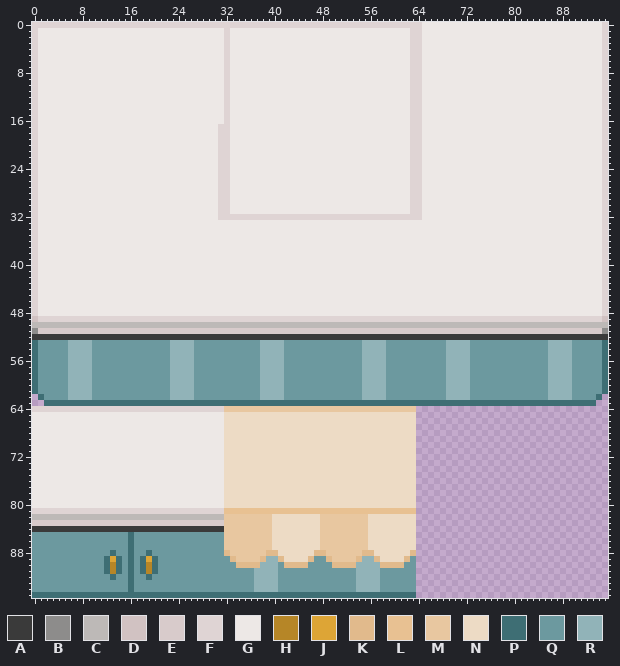
One commit to this sprite sheet: Levels/Shop/ShopTileSet.png. Above: the version before the commit.
The file is 96x96 pixels.
Palette (. is transparent): A #3a3a3a  B #8d8c8b  C #bdb9b7  D #d1c2c2  E #d8cbcb  F #dfd4d4  G #ede8e6  H #b68627  J #dda536  K #e1ba8c  L #e8c192  M #e8c7a0  N #eddbc5  P #3e6e74  Q #6c999f  R #91b3b8
Pixels before (only the part around the change), first column x 50:
61 QQQQQRRRRQQQQQQQQQQRRRRQQQQQQQQQQQQQRRRRQQQQQP
62 QQQQQRRRRQQQQQQQQQQRRRRQQQQQQQQQQQQQRRRRQQQQP.
63 PPPPPPPPPPPPPPPPPPPPPPPPPPPPPPPPPPPPPPPPPPPP..
64 MMMMMMMMMMMMMM................................
65 NNNNNNNNNNNNNN................................
66 NNNNNNNNNNNNNN................................
67 NNNNNNNNNNNNNN................................
68 NNNNNNNNNNNNNN................................
69 NNNNNNNNNNNNNN................................
70 NNNNNNNNNNNNNN................................
71 NNNNNNNNNNNNNN................................
72 NNNNNNNNNNNNNN................................
73 NNNNNNNNNNNNNN................................
74 NNNNNNNNNNNNNN................................
75 NNNNNNNNNNNNNN................................
76 NNNNNNNNNNNNNN................................
77 NNNNNNNNNNNNNN................................
78 NNNNNNNNNNNNNN................................
79 NNNNNNNNNNNNNN................................
80 NNNNNNNNNNNNNN................................
81 LLLLLLLLLLLLLL................................
82 MMMMMMNNNNNNNN................................
83 MMMMMMNNNNNNNN................................
84 MMMMMMNNNNNNNN................................
85 MMMMMMNNNNNNNN................................
86 MMMMMMNNNNNNNN................................
87 MMMMMMNNNNNNNN................................
88 MMMMMKKNNNNNNK................................
89 MMMMKRRKNNNNKQ................................
90 KKKKRRRRKKKKQQ................................
91 QQQQRRRRQQQQQQ................................
92 QQQQRRRRQQQQQQ................................
93 QQQQRRRRQQQQQQ................................
94 QQQQRRRRQQQQQQ................................
95 PPPPPPPPPPPPPP................................
Once edited:
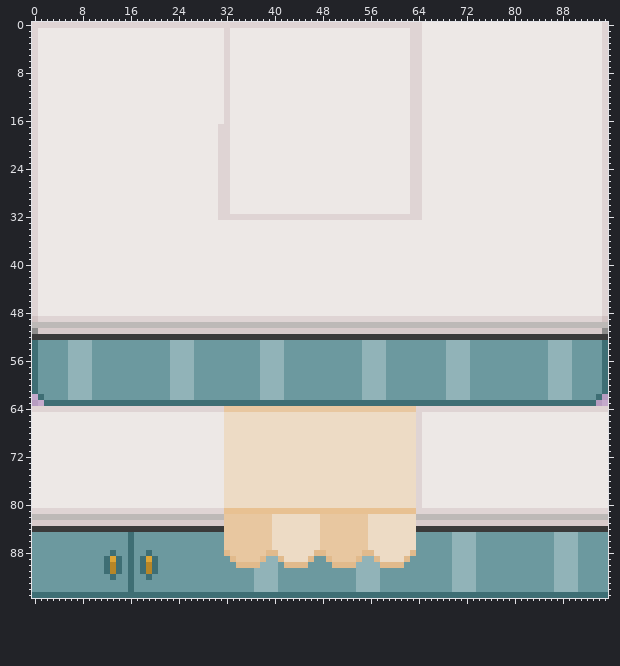
Difference:
y 64: x 64..95 ................................ -> FFFFFFFFFFFFFFFFFFFFFFFFFFFFFFFF
y 65..80: x 64..95 ................................ -> FGGGGGGGGGGGGGGGGGGGGGGGGGGGGGGG
y 81: x 64..95 ................................ -> FFFFFFFFFFFFFFFFFFFFFFFFFFFFFFFF
y 82: x 64..95 ................................ -> CCCCCCCCCCCCCCCCCCCCCCCCCCCCCCCC
y 83: x 64..95 ................................ -> EEEEEEEEEEEEEEEEEEEEEEEEEEEEEEEE
y 84: x 64..95 ................................ -> AAAAAAAAAAAAAAAAAAAAAAAAAAAAAAAA
y 85..94: x 64..95 ................................ -> QQQQQQRRRRQQQQQQQQQQQQQRRRRQQQQQ
y 95: x 64..95 ................................ -> PPPPPPPPPPPPPPPPPPPPPPPPPPPPPPPP
Changed places in both pictures, as pixel boxes (x1, y1, x2, y2):
added: (416, 406, 608, 598)
